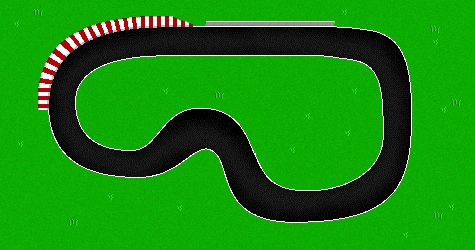
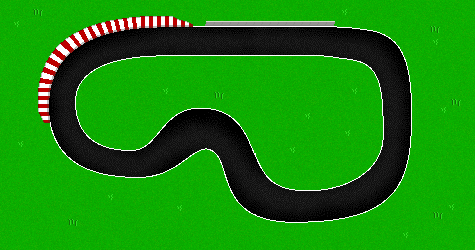
Revision of a layered 475x250 image; what changed, layer by layer:
painted on "Background" over [38, 110, 50, 123]
